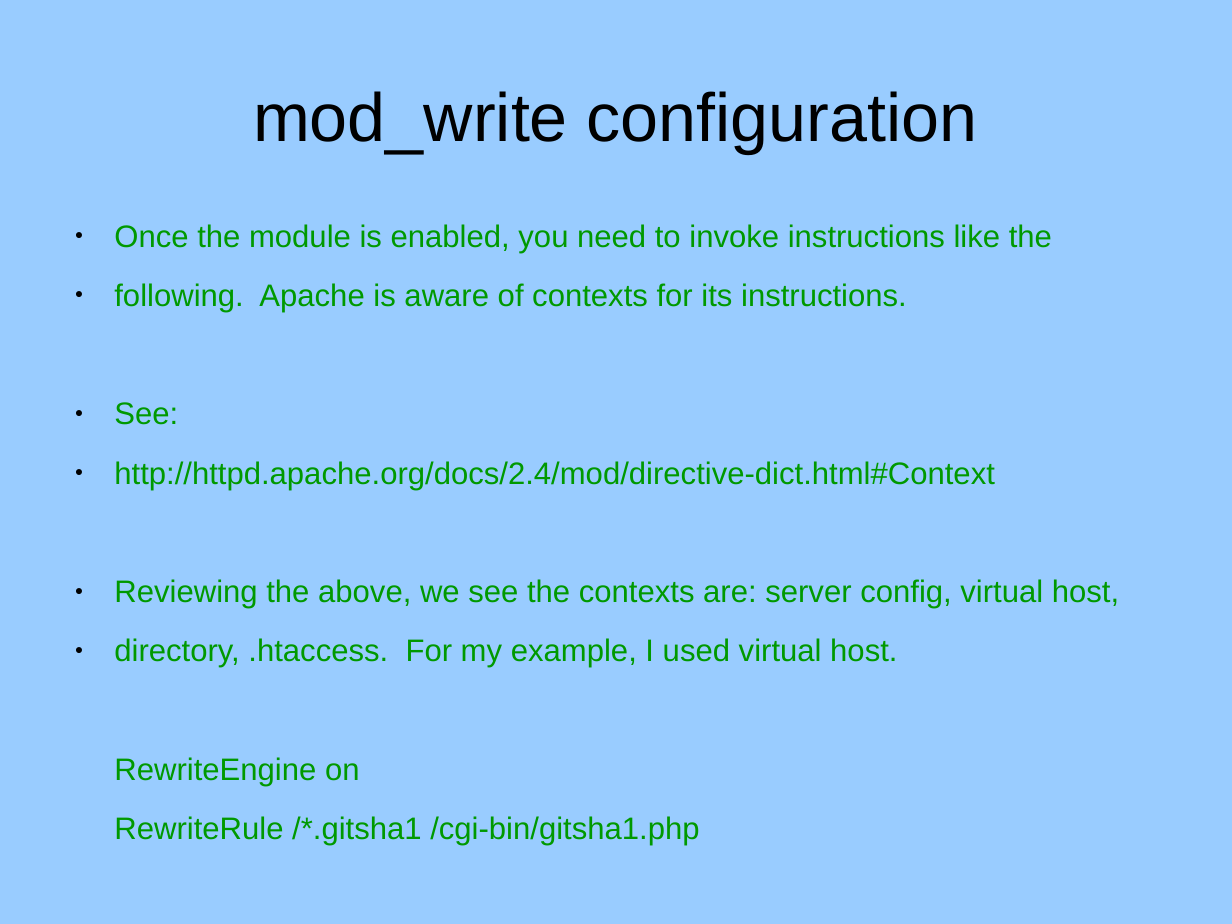
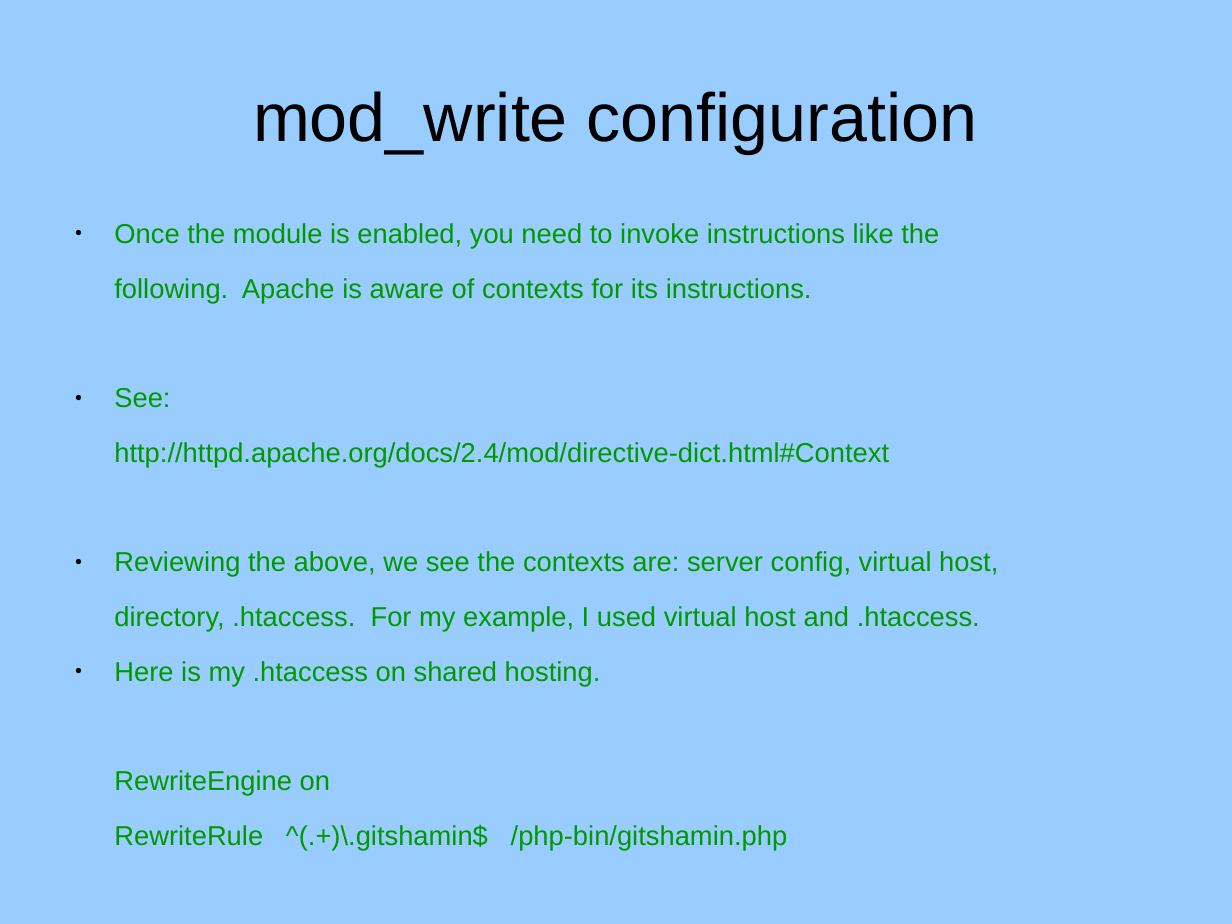
Before and after one commit to RaymondByczko/git-php-rewrite, a slide deck: slide 11 of docs/powerpoint.odp (slide 10 before the commit). Drawn at 1232x924 pixels with LibreOffice and Linux fonts; fonts in the diff are those of the drawing. Boxes give left, top, right and bottom in pixels: in the first picture for what was removed or moved away, otherwise in the second. Text is boxed around its words. In the diff, an @@ line names an element or a change of style, - is before the commit and + after.

Commit message:
RByczko;2016-10-12 Oct 12, 2016; power point for git-php-rewrite presentation.

```diff
--- a/docs/powerpoint.odp
+++ b/docs/powerpoint.odp
@@ text at (x1=114, y1=223, x2=998, y2=795): size 20 to 17.6 pt in "Once the module is enabled, you need ...", "following. Apache is aware of contexts for ...", "See:", "http://httpd.apache.org/docs/2.4/mod/directive-dict.html#Con ..." and 2 more places; bullet ● to none @@
@@ text at (x1=114, y1=606, x2=980, y2=686): text changed; size 20 to 17.6 pt @@
-● directory, .htaccess. For my example, I used virtual host.
+directory, .htaccess. For my example, I used virtual host and .htaccess.
+● Here is my .htaccess on shared hosting.
@@ text at (x1=114, y1=824, x2=787, y2=850): text changed; size 20 to 17.6 pt @@
-RewriteRule /*.gitsha1 /cgi-bin/gitsha1.php
+RewriteRule ^(.+)\.gitshamin$ /php-bin/gitshamin.php
```
Also in this commit, not shown: 10 other slides changed, 5 slides added.
